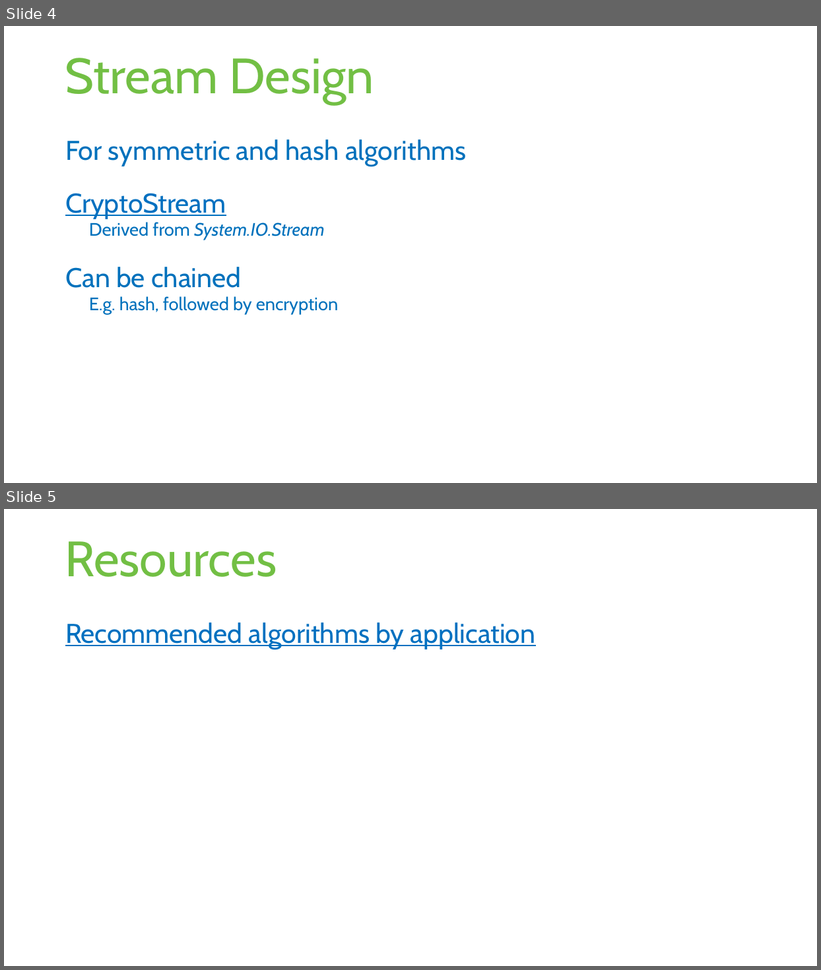
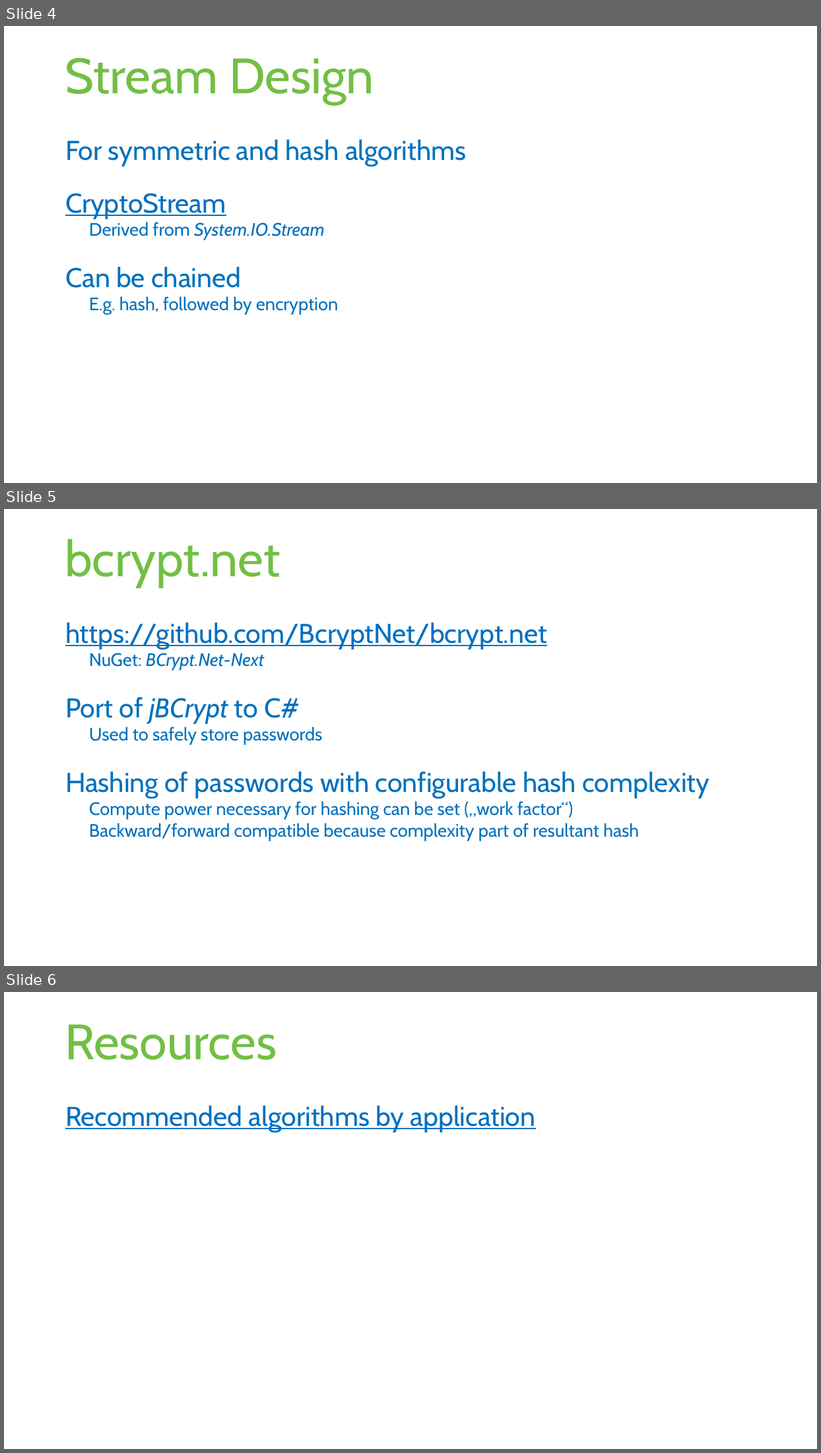
Before and after one commit to rstropek/SecureCodingDotNet, a slide deck: Slides/Secure-Coding-Dot-Net.pptx. Shown one above the other, each under a label of ours: slides 4 and 5 before the commit, slides 4, 5 and 6 after it. The pictures are 821x970 and 821x1453 pixels, drawn with LibreOffice and Linux fonts; fonts in the diff are those of the drawing. Boxes give left, top, right and bottom in pixels: in the first picture for what was removed or moved away, otherwise in the second. Text is boxed around its words. In the diff, an @@ line names an element or a change of style, - is before the commit and + after.

```diff
--- a/Slides/Secure-Coding-Dot-Net.pptx
+++ b/Slides/Secure-Coding-Dot-Net.pptx
@@ slide 5 added at [4, 509, 817, 966], background #FFFFFF @@
@@ title added at [65, 539, 280, 587], 44 pt, text #72BF44 @@
+bcrypt.net
@@ text added at [65, 623, 710, 841], 16 pt, text #0071BC @@
+https://github.com/BcryptNet/bcrypt.net
+  NuGet: BCrypt.Net-Next
+Port of jBCrypt to C#
+  Used to safely store passwords
+Hashing of passwords with configurable hash complexity
+  Compute power necessary for hashing can be set („work factor“)
+  Backward/forward compatible because complexity part of resultant hash
@@ what was slide 5 is now slide 6 @@
```
Also in this commit, not shown: 1 other slide added, 7 other files.
